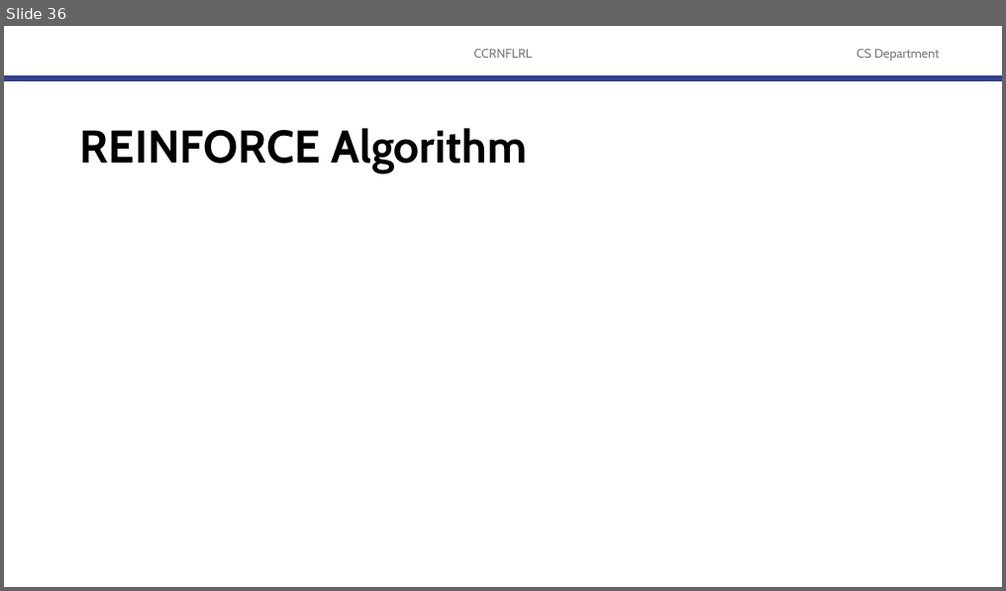
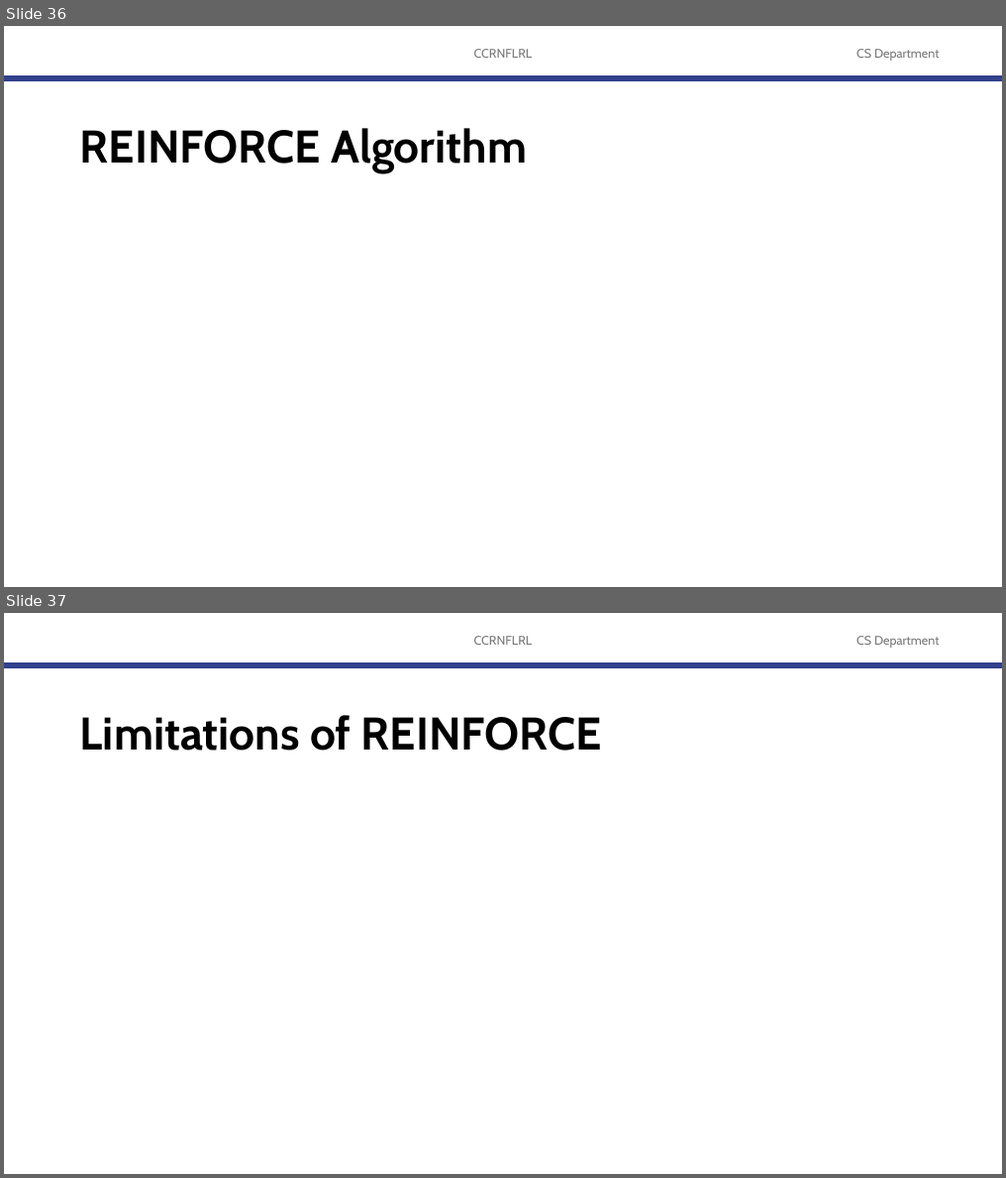
Before and after one commit to robitussin/CCRNFLRL, a slide deck: 7 - Policy Gradient Methods/Policy Gradient Methods.pptx. Shown one above the other, each under a label of ours: slide 36 before the commit, slides 36 and 37 after it. The pictures are 1006x591 and 1006x1178 pixels, drawn with LibreOffice and Linux fonts; fonts in the diff are those of the drawing; grey boxes stand for pictures; background and template pictures are left out. Boxes give left, top, right and bottom in pixels: in the first picture for what was removed or moved away, otherwise in the second. Text is boxed around its words. In the diff, an @@ line names an element or a change of style, - is before the commit and + after.

```diff
--- a/7 - Policy Gradient Methods/Policy Gradient Methods.pptx
+++ b/7 - Policy Gradient Methods/Policy Gradient Methods.pptx
@@ slide 37 added at box(4, 613, 1002, 1174), background #FFFFFF; not listed: 3 template elements that a slide beside it also shows @@
@@ title added at box(80, 715, 602, 751), 44 pt, text #000000, bold @@
+Limitations of REINFORCE
```
Also in this commit, not shown: 4 other slides added, 2 other files.
